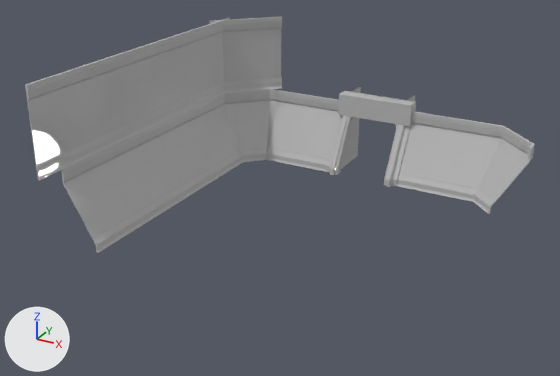
The FBX model Assets/Game/Models/Environment/Rooms/Room_Lab_GarbageRoom.fbx, before and after one commit.
Camera for both pictures: a 50 mm lens placed at (21.7, -42.7, 24.0), pointed at (-1.9, 0.2, 2.6). Every picture has the same lights, and +X, +Y and +Z are marked at lower left. Where no turn or scale is listed for an object, it has been applied to the vertices. Vertices at the same position are counted once.

Objects in the first picture: 'Garbage_Tall_Door_4m_Collider002', 'RoomDoor_Garbage_side_Collider_R', 'Room_Garbage_Corner_Upper001', 'Room_Garbage_Corner_Upper002', 'Room_Garbage_Corner_base002', 'Room_Garbage_DoorWall_base', 'Room_Garbage_DoorWall_upper', 'Room_Garbage_UpperWalls', 'Room_Garbage_UpperWalls_Corner', 'Room_Garbage_Wall_Upper', 'Room_Garbage_Wall_base'.
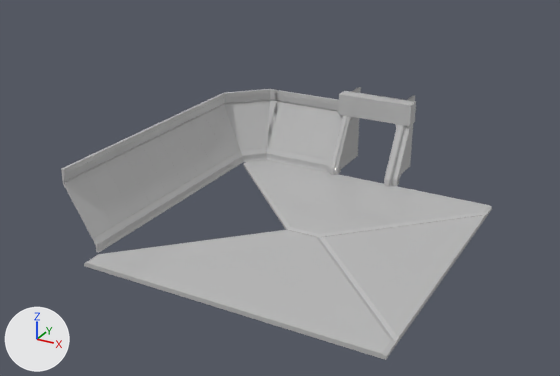
Commit message: garabage room and starting room

Boxes [x1, y1, x2, y2] around the edits, measured in the pictures (560 x 376 px):
'FallGate_P2', added
    after: [84, 229, 396, 360]
'Room_Garbage_UpperWalls', deleted
    before: [25, 18, 230, 180]
'FallGate_P1', added
    after: [243, 160, 492, 237]
'FallGate_Side', added
    after: [319, 214, 487, 345]
'Room_Garbage_DoorWall_base', reshaped
    before: [267, 111, 490, 202]
    after: [267, 154, 327, 172]
'Room_Garbage_UpperWalls_Corner', deleted
    before: [209, 17, 282, 93]
'Room_Garbage_Corner_Upper002', deleted
    before: [474, 124, 535, 207]
'Room_Garbage_Corner_base002', deleted
    before: [473, 195, 491, 214]
part 1 of me_mesh, deleted
    before: [267, 111, 490, 202]
part 2 of me_mesh, cut back
    before: [273, 151, 328, 165]
    after: [273, 155, 305, 165]

The change, as a list of edits to the scene's bpy script:
```text
Change me_mesh:
    used by ob_room_garbage_doorwall_base; location = (-9.0, 10.0, 0.0)
    remove me_mesh.from_pydata(...)  # 783 vertices, 648 faces; spans x 0.0..20.3, y 0.0..2.4, z 0.0..5.4
    add me_mesh.from_pydata(...)  # 103 vertices, 108 faces; spans x 0.0..20.3, y 0.0..0.9, z 0.0..5.1
    me_mesh part 1: 30 loose pieces with 642 vertices, spanning x 0.0..18.0, y 0.0..2.4, z 0.0..5.4, are deleted
    me_mesh part 2
    38 vertices are removed from x 2.0..6.0, y 0.1..0.4, z 0.5..0.9
    44 faces are deleted
    16 new faces join them
Add me_mesh_013_1:
    me_mesh_013_1.from_pydata(...)  # 69 vertices, 70 faces; spans x -9.0..0.0, y -9.0..9.0, z -0.3..0.0
    me_mesh_013_1.materials.append(mat_wall_lab)  # its picture is missing
Add me_mesh_015_1:
    me_mesh_015_1.from_pydata(...)  # 149 vertices, 148 faces; spans x -10.2..10.2, y -10.7..0.0, z -0.3..0.0
    me_mesh_015_1.materials.append(mat_wall_lab)  # its picture is missing
Add me_mesh_014_1:
    me_mesh_014_1.from_pydata(...)  # 141 vertices, 143 faces; spans x -10.2..10.2, y 0.0..10.7, z -0.3..0.0
    me_mesh_014_1.materials.append(mat_wall_lab)  # its picture is missing
Remove ob_room_garbage_upperwalls:
    ob_room_garbage_upperwalls = bpy.data.objects.new('Room_Garbage_UpperWalls', me_mesh_007)
    ob_room_garbage_upperwalls.location = (-10.0, -9.41, 0.0)
Remove ob_room_garbage_upperwalls_corner:
    ob_room_garbage_upperwalls_corner = bpy.data.objects.new('Room_Garbage_UpperWalls_Corner', me_mesh_004)
    ob_room_garbage_upperwalls_corner.location = (-8.59, 10.0, 0.0)
Remove ob_room_garbage_corner_upper002:
    ob_room_garbage_corner_upper002 = bpy.data.objects.new('Room_Garbage_Corner_Upper002', me_mesh_009)
    ob_room_garbage_corner_upper002.location = (10.41, 8.59, 0.0)
Remove ob_room_garbage_corner_base002:
    ob_room_garbage_corner_base002 = bpy.data.objects.new('Room_Garbage_Corner_base002', me_mesh_008)
    ob_room_garbage_corner_base002.location = (10.41, 8.59, 0.0)
Add ob_fallgate_side:
    ob_fallgate_side = bpy.data.objects.new('FallGate_Side', me_mesh_013_1)
    ob_fallgate_side.location = (10.41, -0.41, 0.0)
Add ob_fallgate_p1:
    ob_fallgate_p1 = bpy.data.objects.new('FallGate_P1', me_mesh_015_1)
    ob_fallgate_p1.location = (0.21, 10.0, 0.0)
Add ob_fallgate_p2:
    ob_fallgate_p2 = bpy.data.objects.new('FallGate_P2', me_mesh_014_1)
    ob_fallgate_p2.location = (0.21, -10.83, 0.0)
```
